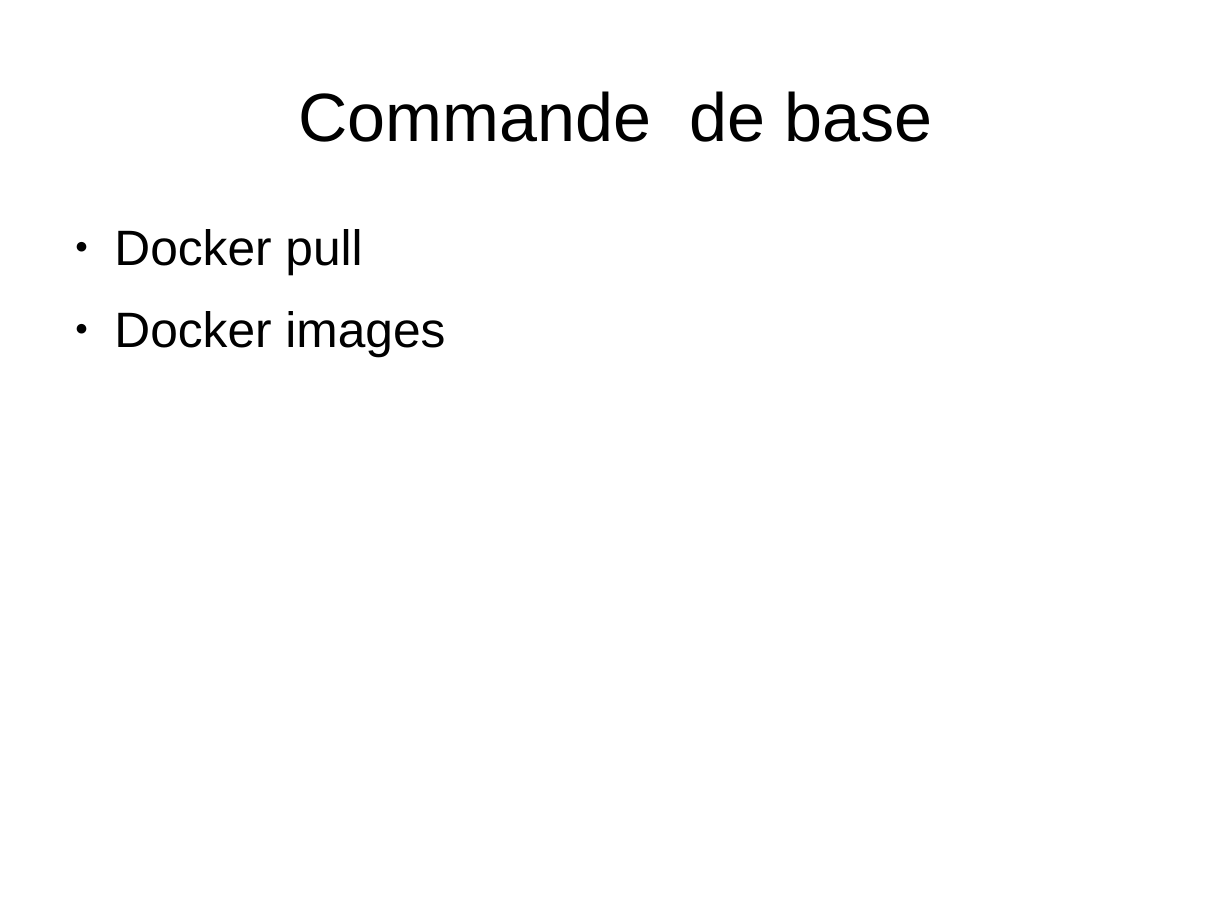
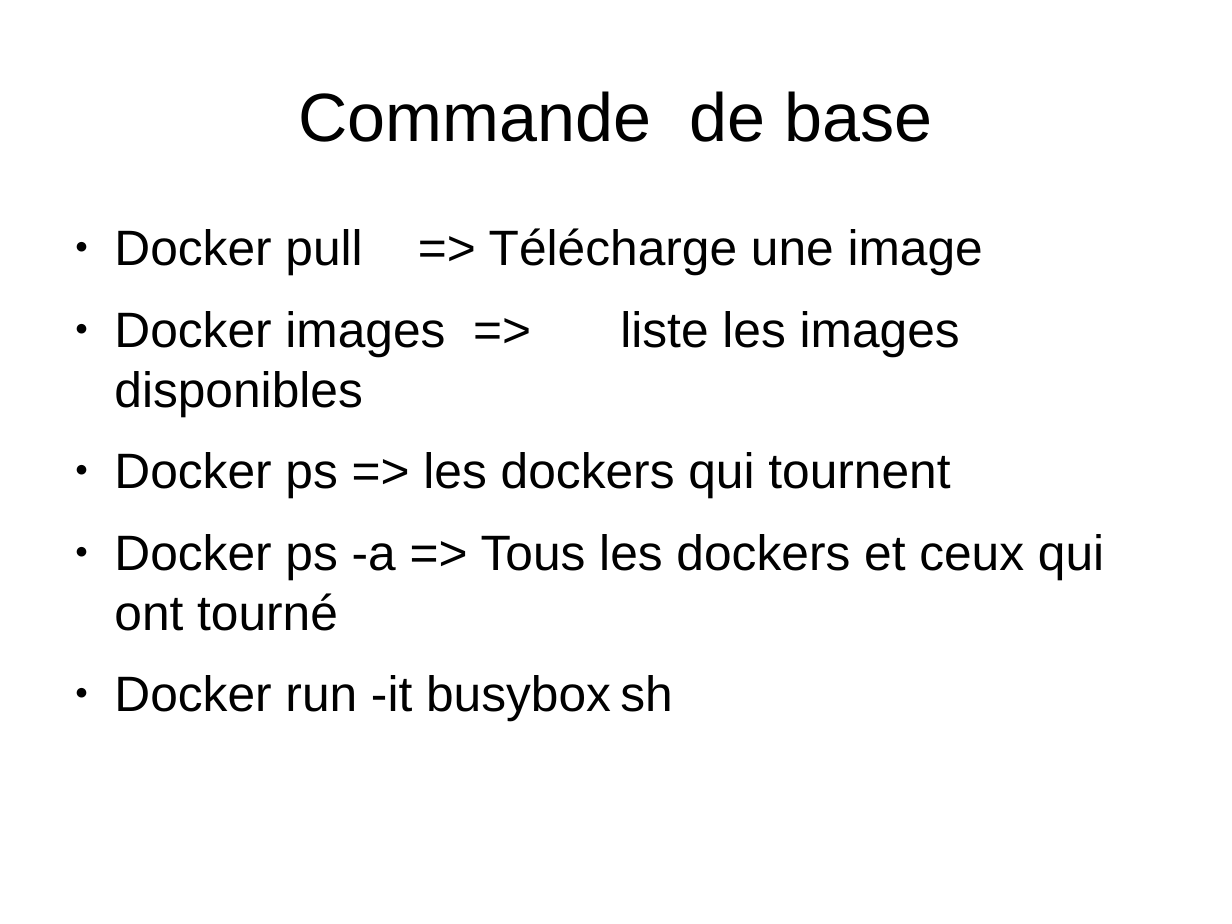
Before and after one commit to heylve/current, a slide deck: slide 3 of Rencontre_devs/docker_dev_conf_20_11_2017.odp. Drawn at 1232x924 pixels with LibreOffice and Linux fonts; fonts in the diff are those of the drawing. Boxes give left, top, right and bottom in pixels: in the first picture for what was removed or moved away, otherwise in the second. Text is boxed around its words. In the diff, an @@ line names an element or a change of style, - is before the commit and + after.

Commit message:
new commands

```diff
--- a/Rencontre_devs/docker_dev_conf_20_11_2017.odp
+++ b/Rencontre_devs/docker_dev_conf_20_11_2017.odp
@@ text at <box>114,228,1104,721</box>: text changed @@
-● Docker pull
-● Docker images
+● Docker pull => Télécharge une image
+● Docker images => liste les images disponibles
+● Docker ps => les dockers qui tournent
+● Docker ps -a => Tous les dockers et ceux qui ont tourné
+● Docker run -it busybox sh
```
